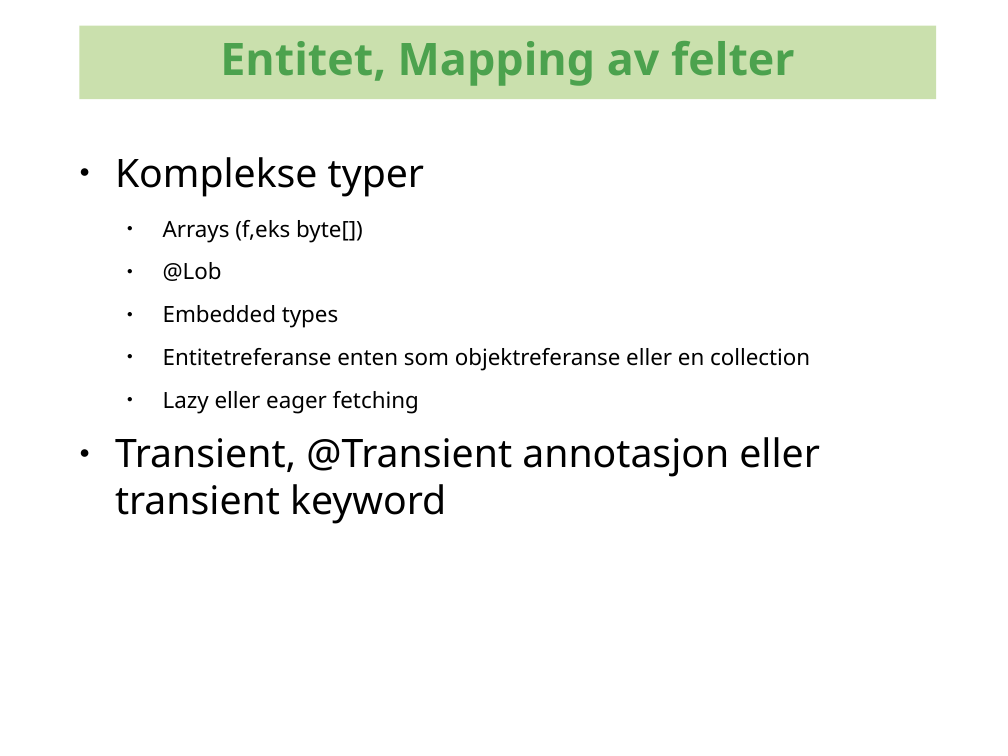
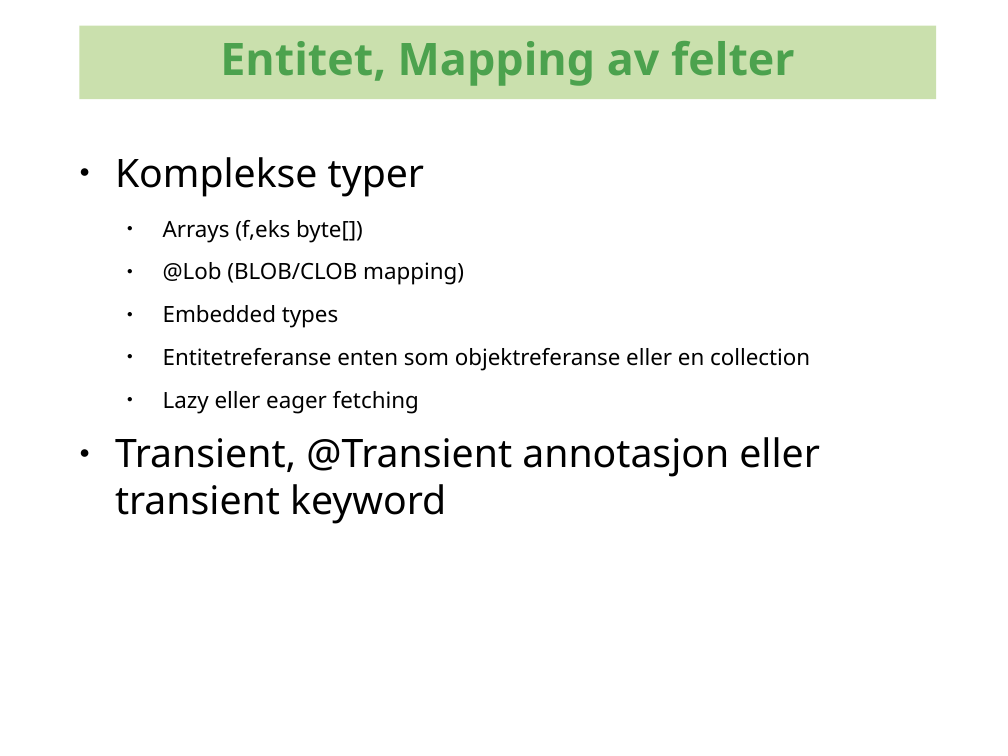
Before and after one commit to kenglxn/seam-maven-refimpl, a slide deck: slide 7 of sandbox/loo/jpa-continued/jpa-continued.odp. Drawn at 1008x756 pixels with LibreOffice and Linux fonts; fonts in the diff are those of the drawing; background and template pictures are left out. Boxes give left, top, right and bottom in pixels: in the first picture for what was removed or moved away, otherwise in the second. Text is boxed around its words. In the diff, an @@ line names an element or a change of style, - is before the commit and + after.

```diff
--- a/sandbox/loo/jpa-continued/jpa-continued.odp
+++ b/sandbox/loo/jpa-continued/jpa-continued.odp
@@ text at (163,262,464,285): text changed @@
-  ● @Lob
+  ● @Lob (BLOB/CLOB mapping)
```
Also in this commit, not shown: 7 other slides changed.
